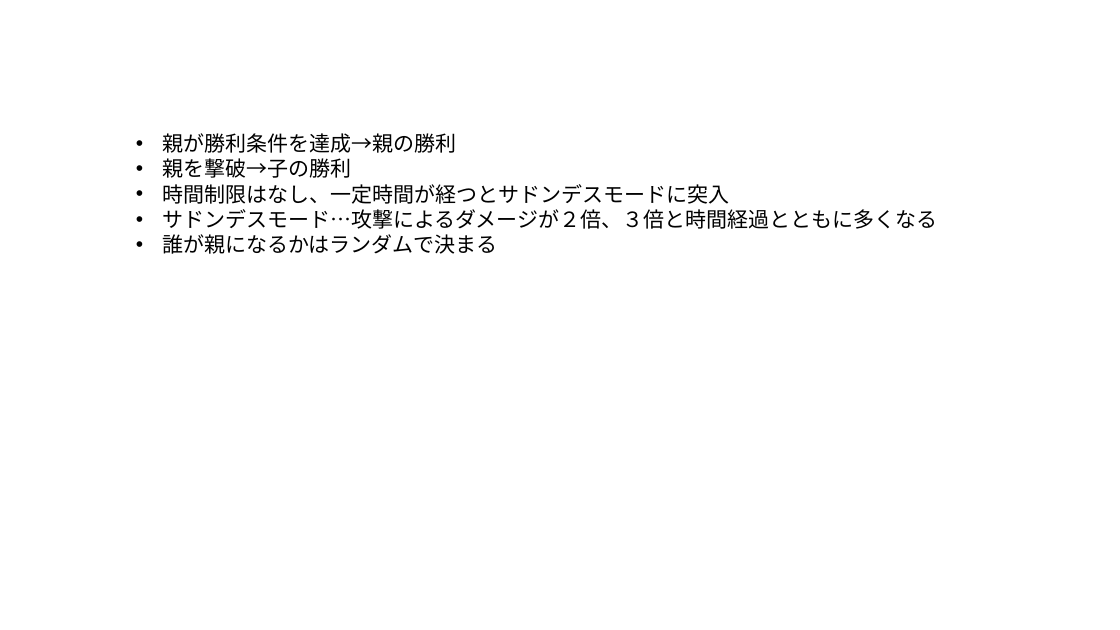
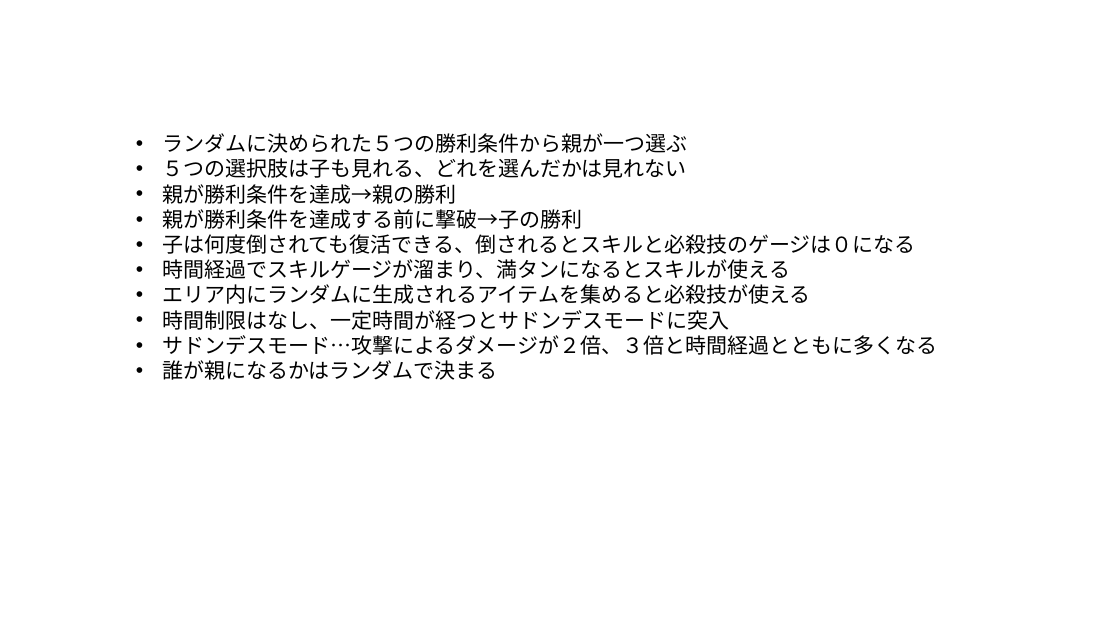
Before and after one commit to soushi1116/Employment, a slide deck: slide 1 of 仕様書/ゲームルール.pptx. Drawn at 1120x630 pixels with LibreOffice and Linux fonts; fonts in the diff are those of the drawing. Boxes give left, top, right and bottom in pixels: in the first picture for what was removed or moved away, otherwise in the second. Text is boxed around its words. In the diff, an @@ line names an element or a change of style, - is before the commit and + after.

Commit message:
仕様書編集

```diff
--- a/仕様書/ゲームルール.pptx
+++ b/仕様書/ゲームルール.pptx
@@ text at [162, 133, 687, 178]: paragraphs added @@
+• ランダムに決められた５つの勝利条件から親が一つ選ぶ
+• ５つの選択肢は子も見れる、どれを選んだかは見れない
@@ text at [162, 209, 915, 304]: text changed @@
-• 親を撃破→子の勝利
+• 親が勝利条件を達成する前に撃破→子の勝利
+• 子は何度倒されても復活できる、倒されるとスキルと必殺技のゲージは０になる
+• 時間経過でスキルゲージが溜まり、満タンになるとスキルが使える
+• エリア内にランダムに生成されるアイテムを集めると必殺技が使える
```
